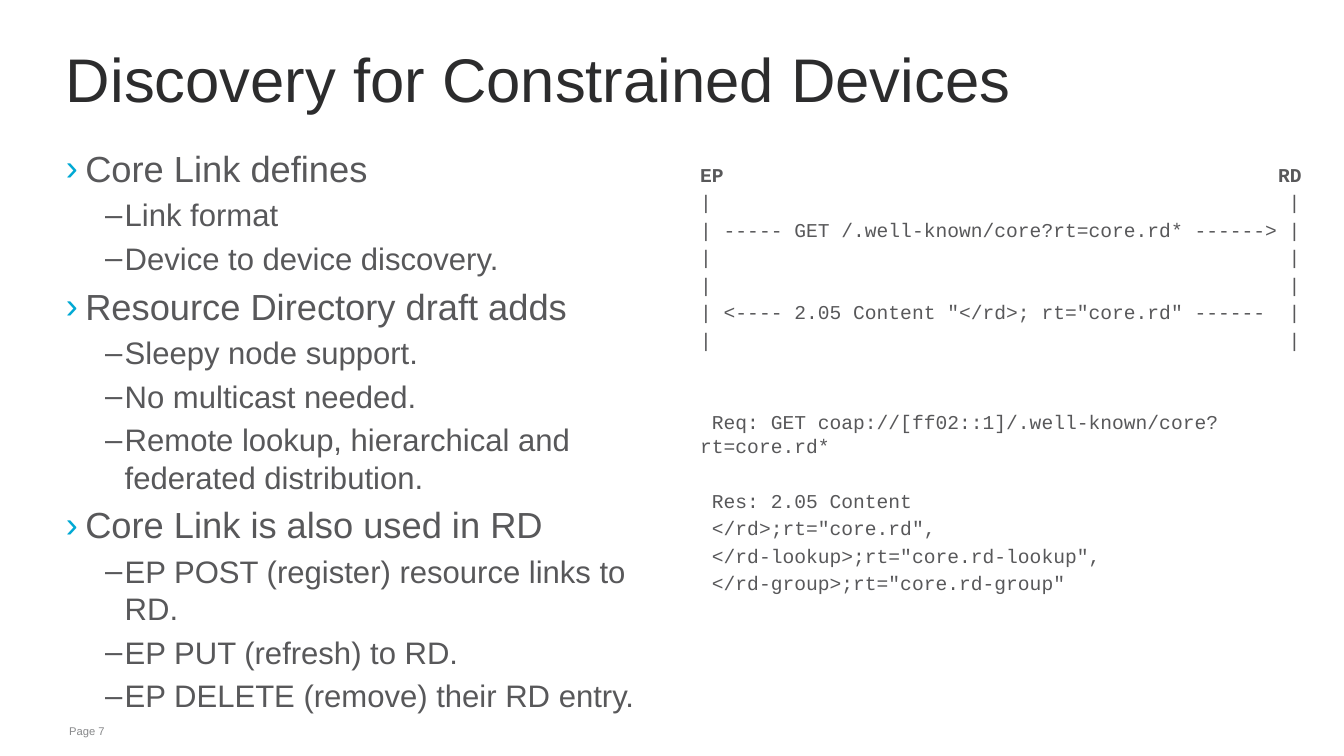
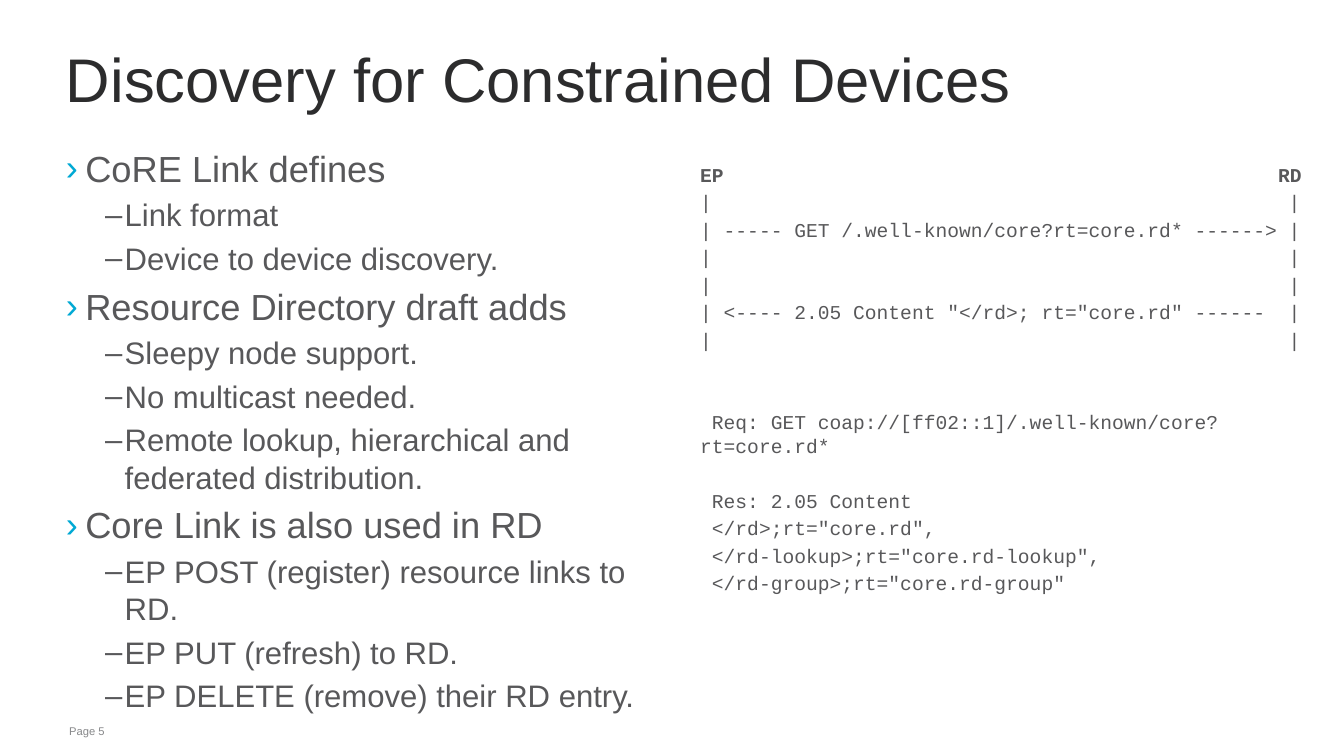
Before and after one commit to jaimejim/iot-playground, a slide deck: slide 5 of Documentation/IPSO_Intro_W3C.pptx (slide 7 before the commit). Drawn at 1344x756 pixels with LibreOffice and Linux fonts; fonts in the diff are those of the drawing; background and template pictures are left out. Boxes give left, top, right and bottom in pixels: in the first picture for what was removed or moved away, otherwise in the second. Text is boxed around its words. In the diff, an @@ line names an element or a change of style, - is before the commit and + after.

```diff
--- a/Documentation/IPSO_Intro_W3C.pptx
+++ b/Documentation/IPSO_Intro_W3C.pptx
@@ text at (x1=85, y1=155, x2=386, y2=183): text changed @@
-› Core Link defines
+› CoRE Link defines
@@ page number at (x1=69, y1=727, x2=104, y2=737): text changed @@
-Page 7
+Page 5
```
Also in this commit, not shown: 6 other slides changed, 1 slide removed.
